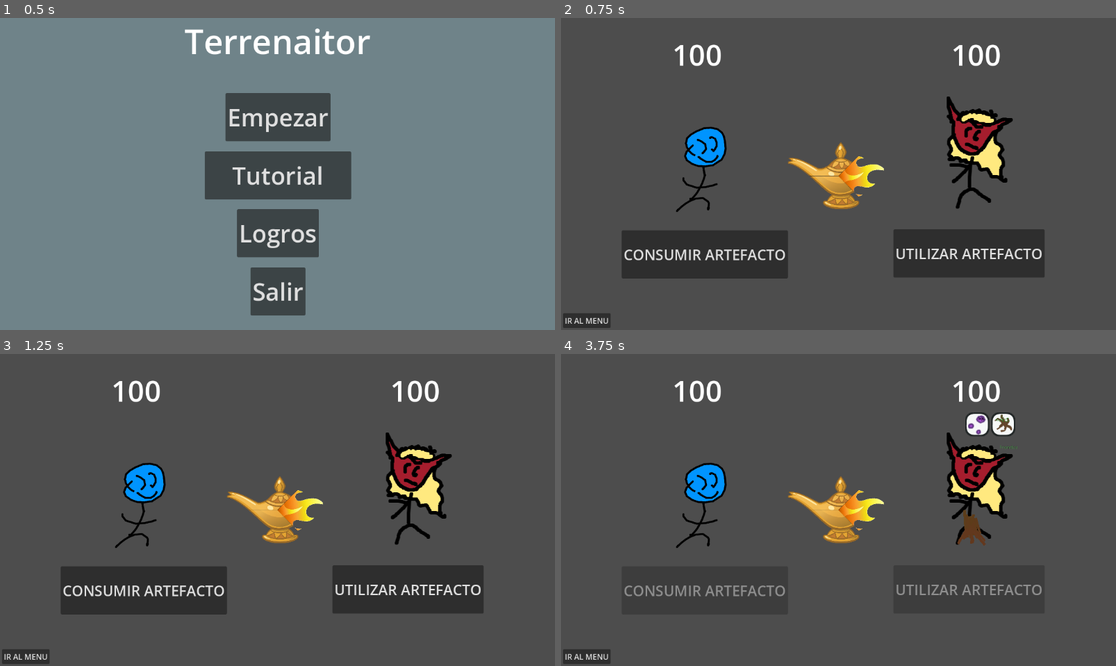
Above: before the commit, frames 1-4 (two rows, left to right).
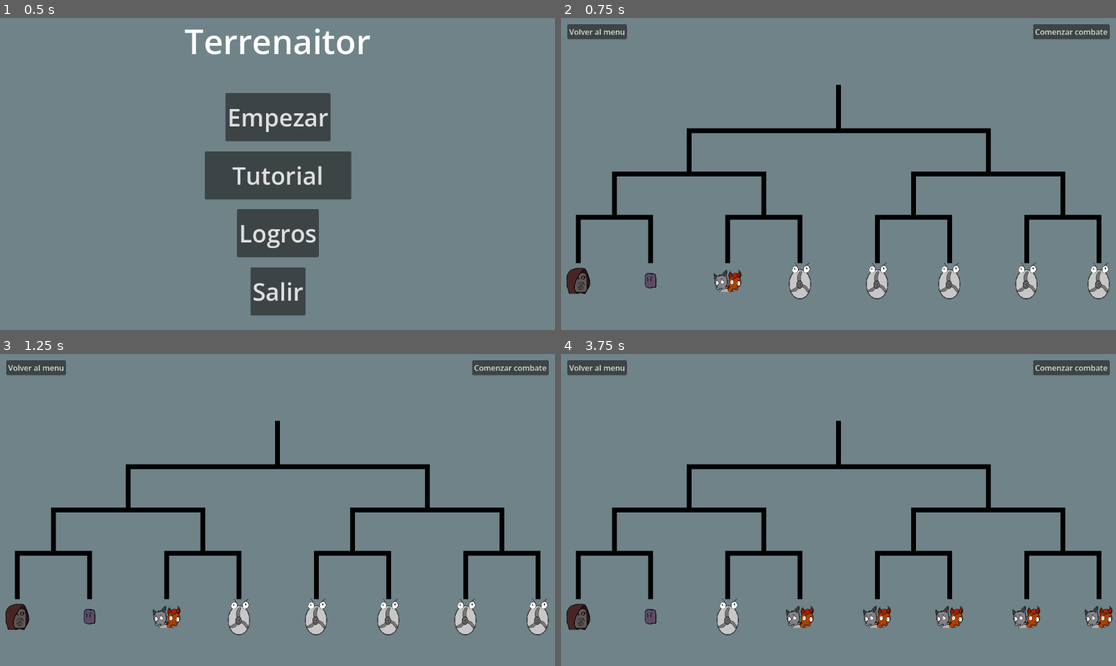
Above: after the commit, the same moments.

Repository: JuanPabloT/GameJam-DCUBA-juego333
Game: Godot game, scene res://escenas/mainmenu.tscn
Same seed, same stepped clock (60 frames per second), same inputs: the game is played once before the commit and once after it.
Inputs (mouse positions are in pixels of both pictures, inside the frame that each line leads up to):
- Up to frame 1 (0.5 s): no input
- Up to frame 2 (0.75 s): click "Empezar" at 0.5 s
- Up to frame 3 (1.25 s): no input
- Up to frame 4 (3.75 s): click (599, 366) at 1.25 s, where only the run after the commit has a clickable "Volver al menu"; click (971, 588) at 2 s, where only the run before the commit has a clickable "UTILIZAR ARTEFACTO"; click (588, 656) at 2.75 s, where only the run before the commit has a clickable "IR AL MENU"; click (838, 453) at 3.5 s, where only the run after the commit has a clickable "Empezar"

Frame 1 is identical in both runs. In frame 2, 98% of the frame differs, in the area x 0-100%, y 0-100%; in frame 3, 98%; in frame 4, 98%.

Commit message:
agregando escena de torneo

Diff:
--- a/escenas/combate.tscn
+++ b/escenas/combate.tscn
@@ -56,6 +56,16 @@
 offset_bottom = 320.0
 text = "IR AL MENU"
 
+[node name="Next round" type="Button" parent="Camera2D/Buttons control" unique_id=846162031]
+custom_minimum_size = Vector2(40, 20)
+layout_mode = 0
+offset_left = 432.0
+offset_top = 289.0
+offset_right = 570.0
+offset_bottom = 320.0
+disabled = true
+text = "Siguiente Ronda!"
+
 [node name="Game Status" type="Control" parent="Camera2D" unique_id=1203945084]
 layout_mode = 3
 anchors_preset = 0
@@ -236,3 +246,4 @@
 [connection signal="pressed" from="Camera2D/Buttons control/Consumir" to="." method="_on_consumir_pressed"]
 [connection signal="pressed" from="Camera2D/Buttons control/Utilizar" to="." method="_on_utilizar_pressed"]
 [connection signal="pressed" from="Camera2D/Buttons control/Surrender" to="." method="_on_surrender_pressed"]
+[connection signal="pressed" from="Camera2D/Buttons control/Next round" to="." method="_on_next_round_pressed"]
--- a/escenas/torneo.tscn
+++ b/escenas/torneo.tscn
@@ -1,6 +1,10 @@
 [gd_scene format=3 uid="uid://copy82a3w1qsy"]
 
+[ext_resource type="Texture2D" uid="uid://cbex0x2tdvwh3" path="res://sprites/cabezas/pj_small_head.png" id="1_h2il6"]
+[ext_resource type="Script" uid="uid://dsyhtpjedyjly" path="res://scripts/torneo.gd" id="1_jkj0j"]
+
 [node name="root" type="Node" unique_id=567825413]
+script = ExtResource("1_jkj0j")
 
 [node name="Camera2D" type="Camera2D" parent="." unique_id=1572180094]
 
@@ -186,3 +190,60 @@
 offset_right = 581.0
 offset_bottom = 239.0
 color = Color(0, 0, 0, 1)
+
+[node name="pos1" type="Sprite2D" parent="Camera2D" unique_id=657169526]
+position = Vector2(-538, 240.00002)
+scale = Vector2(0.15, 0.15)
+texture = ExtResource("1_h2il6")
+
+[node name="pos2" type="Sprite2D" parent="Camera2D" unique_id=1733220523]
+position = Vector2(-390, 222)
+scale = Vector2(0.2, 0.2)
+texture = ExtResource("1_h2il6")
+
+[node name="pos3" type="Sprite2D" parent="Camera2D" unique_id=1922897149]
+position = Vector2(-229, 222)
+scale = Vector2(0.2, 0.2)
+texture = ExtResource("1_h2il6")
+
+[node name="pos4" type="Sprite2D" parent="Camera2D" unique_id=1933090768]
+position = Vector2(-80, 222)
+scale = Vector2(0.2, 0.2)
+texture = ExtResource("1_h2il6")
+
+[node name="pos5" type="Sprite2D" parent="Camera2D" unique_id=421172641]
+position = Vector2(82, 222)
+scale = Vector2(0.2, 0.2)
+texture = ExtResource("1_h2il6")
+
+[node name="pos6" type="Sprite2D" parent="Camera2D" unique_id=1676667679]
+position = Vector2(232, 222)
+scale = Vector2(0.2, 0.2)
+texture = ExtResource("1_h2il6")
+
+[node name="pos7" type="Sprite2D" parent="Camera2D" unique_id=990525425]
+position = Vector2(390, 222)
+scale = Vector2(0.2, 0.2)
+texture = ExtResource("1_h2il6")
+
+[node name="pos8" type="Sprite2D" parent="Camera2D" unique_id=1898532376]
+position = Vector2(542, 222)
+scale = Vector2(0.2, 0.2)
+texture = ExtResource("1_h2il6")
+
+[node name="return to menu" type="Button" parent="." unique_id=1653158260]
+offset_left = -563.0
+offset_top = -311.0
+offset_right = -439.0
+offset_bottom = -280.0
+text = "Volver al menu"
+
+[node name="continue tournament" type="Button" parent="." unique_id=1187210351]
+offset_left = 404.0
+offset_top = -311.0
+offset_right = 563.0
+offset_bottom = -280.0
+text = "Comenzar combate"
+
+[connection signal="pressed" from="return to menu" to="." method="_on_return_to_menu_pressed"]
+[connection signal="pressed" from="continue tournament" to="." method="_on_continue_tournament_pressed"]
--- a/game_data.gd
+++ b/game_data.gd
@@ -69,3 +69,7 @@
 	for i in range(all_artifact_pieces.size()):
 		real_effects[all_artifact_pieces[i]] = possible_effects[i][0]
 		real_effect_descriptions[all_artifact_pieces[i]] = possible_effects[i][1]
+
+#Data para el torneo
+var level
+var enemies_remaining
--- a/scripts/combat_script.gd
+++ b/scripts/combat_script.gd
@@ -60,6 +60,7 @@
 	await get_tree().create_timer(0.3).timeout
 	print("turno rival:")
 	if _rival_lost():
+		_round_won()
 		return
 	await rival.on_turn()
 	print("terminando turno rival")
@@ -81,10 +82,19 @@
 	_disable_buttons()
 	await artifact.use_on(rival)
 	if _rival_lost():
+		_round_won()
 		return
 	_rival_turn()
 
+func _round_won() -> void:
+	$"Camera2D/Buttons control/Next round".disabled = false
+	pass
 
-#func _on_surrender_pressed() -> void:
-	#get_tree().change_scene_to_file("res://mainmenu.tscn")
-	##salir
+
+func _on_surrender_pressed() -> void:
+	get_tree().change_scene_to_file("res://escenas/mainmenu.tscn")
+	#salir
+
+
+func _on_next_round_pressed() -> void:
+	get_tree().change_scene_to_file("res://escenas/torneo.tscn")
--- a/scripts/mainmenu.gd
+++ b/scripts/mainmenu.gd
@@ -1,4 +1,10 @@
 extends Node
+
+func _ready() -> void:
+	GameData.level = 1
+	GameData.enemies_remaining = [0,1,2]
+	GameData.enemies_remaining.shuffle()
+	pass
 
 func _on_salir_pressed() -> void:
 	#salir
@@ -9,7 +15,7 @@
 
 func _on_iniciar_pressed() -> void:
 	print("iniciando")
-	get_tree().change_scene_to_file("res://escenas/combate.tscn")
+	get_tree().change_scene_to_file("res://escenas/torneo.tscn")
 	pass # Replace with function body.
 
 
--- /dev/null
+++ b/scripts/torneo.gd
@@ -0,0 +1,60 @@
+extends Node
+
+var characters_skin_head = [
+	"res://sprites/cabezas/clemen_tina_head.png",
+	"res://sprites/cabezas/fire_elemental_head.png",
+	"res://sprites/cabezas/ventilador_head.png"
+
+]
+
+# Called when the node enters the scene tree for the first time.
+func _ready() -> void:
+	if GameData.level == 1:
+		_set_stage_1()
+	elif GameData.level == 2:
+		_set_stage_2()
+	else:
+		_set_stage_3()
+	pass # Replace with function body.
+
+
+func _set_stage_1() -> void:
+	#settear posicion de cada personaje
+	$Camera2D/pos1.position = Vector2(-540, 222)
+	$Camera2D/pos2.position = Vector2(-390, 222)
+	$Camera2D/pos2.texture = load(characters_skin_head[GameData.enemies_remaining[0]])
+	$Camera2D/pos3.position = Vector2(-230, 222)
+	$Camera2D/pos3.texture = load(characters_skin_head[GameData.enemies_remaining[1]])
+	$Camera2D/pos4.position = Vector2(-80, 222)
+	$Camera2D/pos4.texture = load(characters_skin_head[GameData.enemies_remaining[2]])
+	$Camera2D/pos5.position = Vector2(80, 222)
+	$Camera2D/pos5.texture = load(characters_skin_head[GameData.enemies_remaining[2]])
+	$Camera2D/pos6.position = Vector2(230, 222)
+	$Camera2D/pos6.texture = load(characters_skin_head[GameData.enemies_remaining[2]])
+	$Camera2D/pos7.position = Vector2(390, 222)
+	$Camera2D/pos7.texture = load(characters_skin_head[GameData.enemies_remaining[2]])
+	$Camera2D/pos8.position = Vector2(540, 222)
+	$Camera2D/pos8.texture = load(characters_skin_head[GameData.enemies_remaining[2]])
+	pass
+
+
+func _set_stage_2() -> void:
+
+	pass
+
+
+func _set_stage_3() -> void:
+
+	pass
+
+# Called every frame. 'delta' is the elapsed time since the previous frame.
+func _process(delta: float) -> void:
+	pass
+
+
+func _on_continue_tournament_pressed() -> void:
+	get_tree().change_scene_to_file("res://escenas/combate.tscn")
+
+
+func _on_return_to_menu_pressed() -> void:
+	get_tree().change_scene_to_file("res://escenas/mainmenu.tscn")
Not shown, added: scripts/torneo.gd.uid
